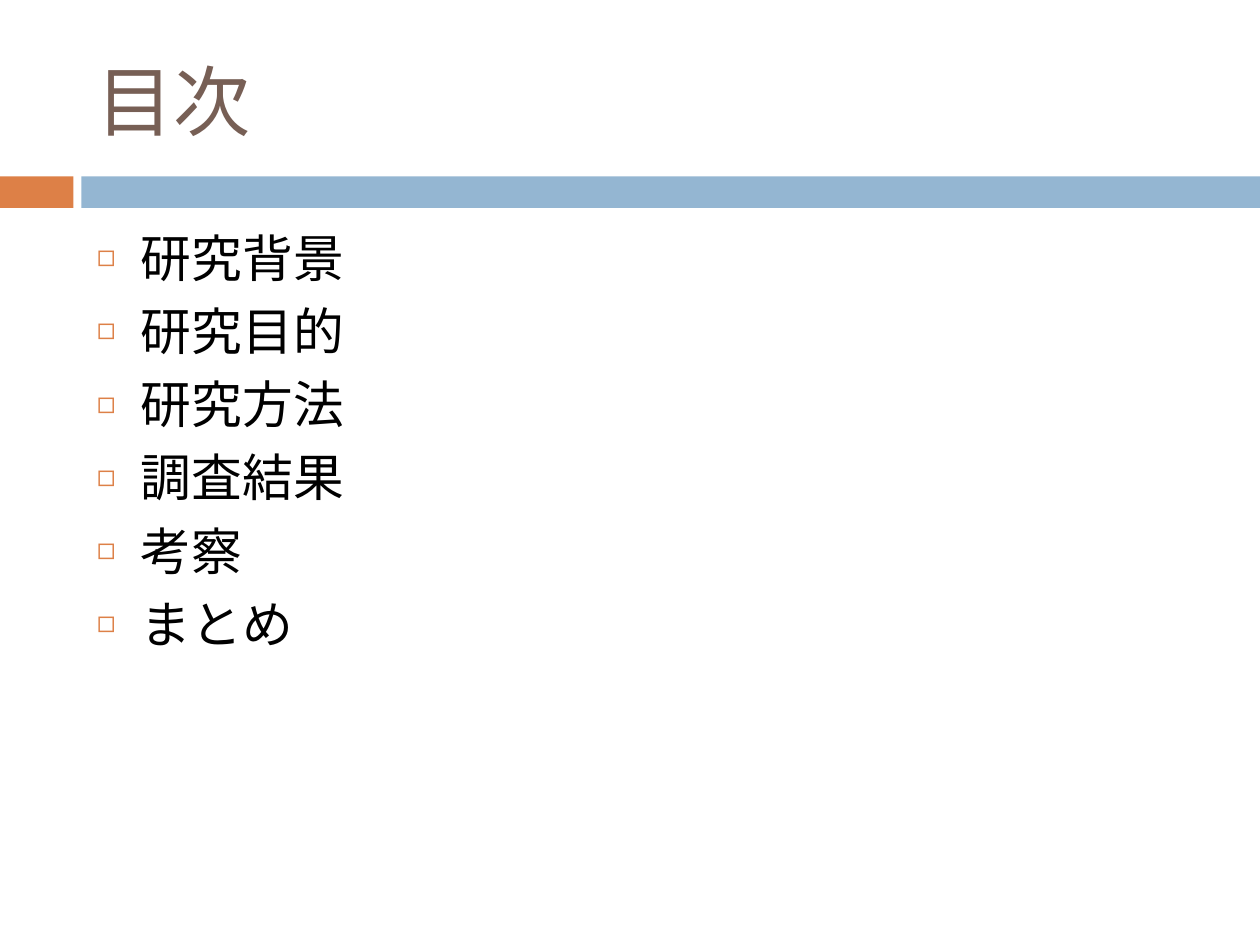
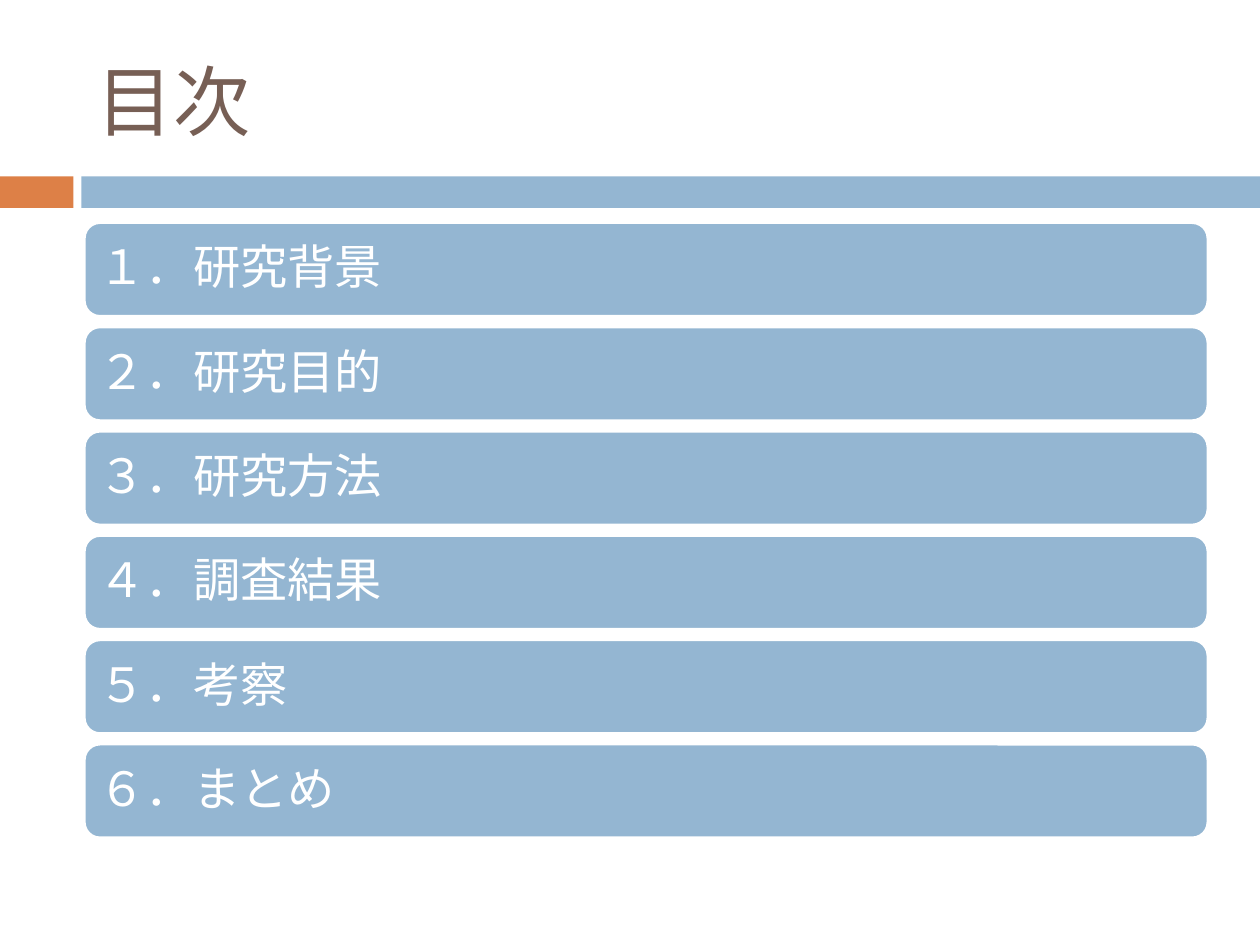
Before and after one commit to keimatsui/kadai, a slide deck: slide 2 of 卒業論文/2012/久保孝樹/最終発表/最終発表.pptx. Drawn at 1260x945 pixels with LibreOffice and Linux fonts; fonts in the diff are those of the drawing. Boxes give left, top, right and bottom in pixels: in the first picture for what was removed or moved away, otherwise in the second. Text is boxed around its words. In the diff, an @@ line names an element or a change of style, - is before the commit and + after.

```diff
--- a/卒業論文/2012/久保孝樹/最終発表/最終発表.pptx
+++ b/卒業論文/2012/久保孝樹/最終発表/最終発表.pptx
@@ text removed at (141, 234, 344, 646) @@
-◻ 研究背景
-◻ 研究目的
-◻ 研究方法
-◻ 調査結果
-◻ 考察
-◻ まとめ
@@ group added at (84, 223, 1208, 838): 6 rounded rectangles, 6 texts @@
+１．研究背景
+２．研究目的
+３．研究方法
+４．調査結果
+５．考察
+６．まとめ
```
Also in this commit, not shown: 20 other slides changed.
